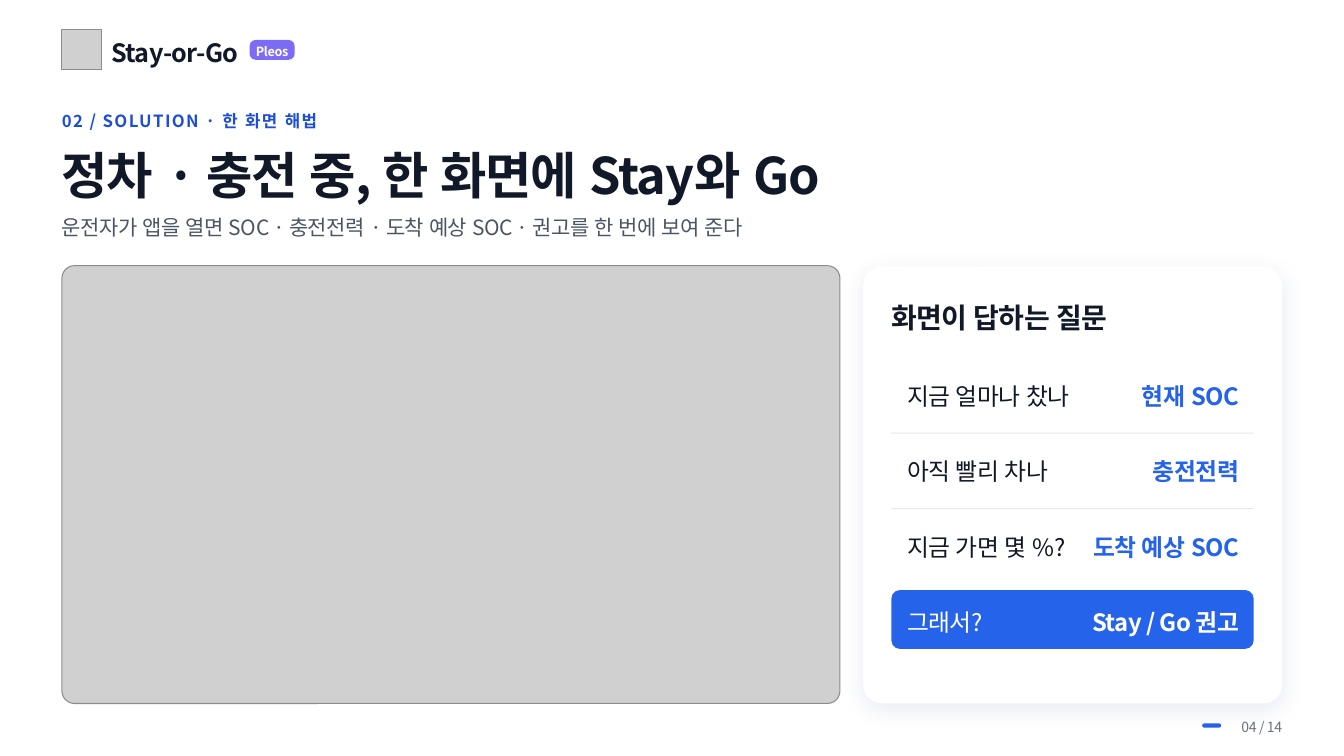
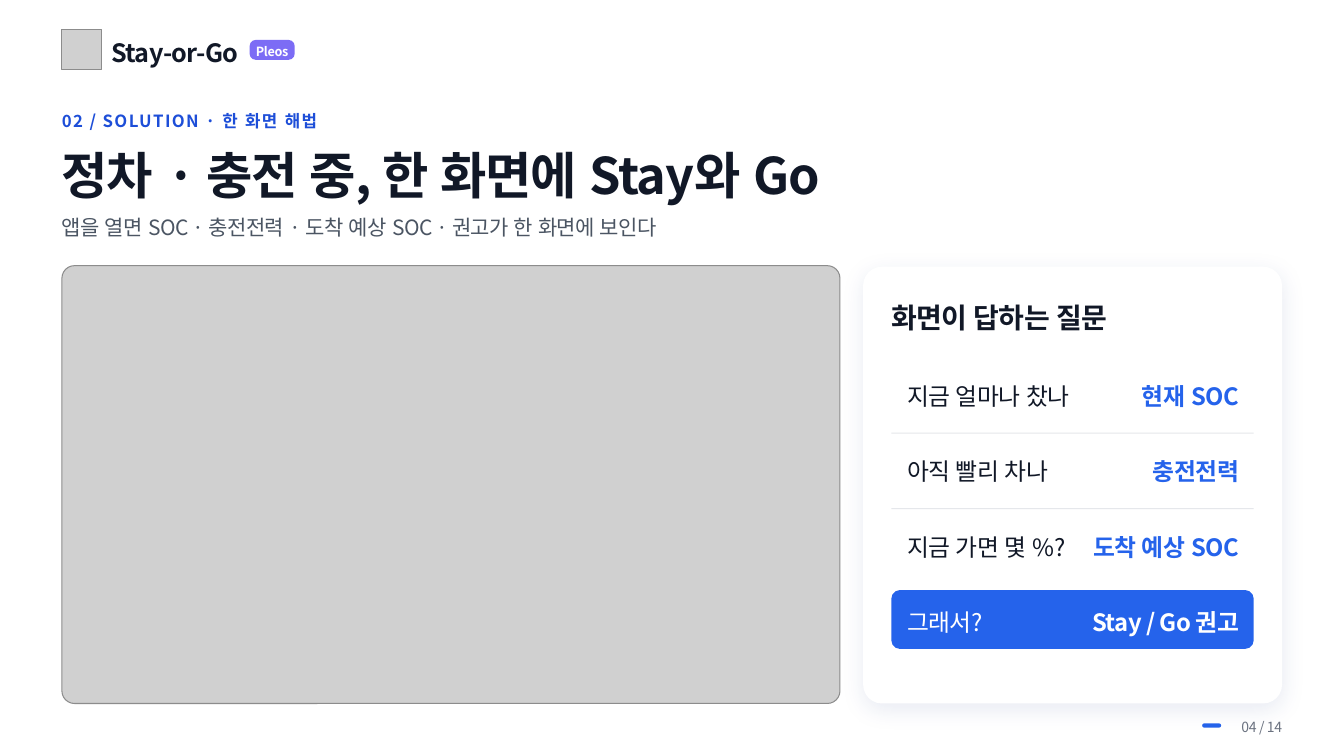
Before and after one commit to NL-Hackerton/Hyundai-Car-App-Challenge-2026, a slide deck: slide 4 of pt/대학생_김&양_Stay-or-Go.pptx. Drawn at 1344x756 pixels with LibreOffice and Linux fonts; fonts in the diff are those of the drawing; grey boxes stand for pictures; background and template pictures are left out. Boxes give left, top, right and bottom in pixels: in the first picture for what was removed or moved away, otherwise in the second. Text is boxed around its words. In the diff, an @@ line names an element or a change of style, - is before the commit and + after.

```diff
--- a/pt/대학생_김&양_Stay-or-Go.pptx
+++ b/pt/대학생_김&양_Stay-or-Go.pptx
@@ text at [62, 217, 657, 237]: text changed @@
-운전자가 앱을 열면 SOC · 충전전력 · 도착 예상 SOC · 권고를 한 번에 보여 준다
+앱을 열면 SOC · 충전전력 · 도착 예상 SOC · 권고가 한 화면에 보인다
```
Also in this commit, not shown: 3 other slides changed, 8 other files.
